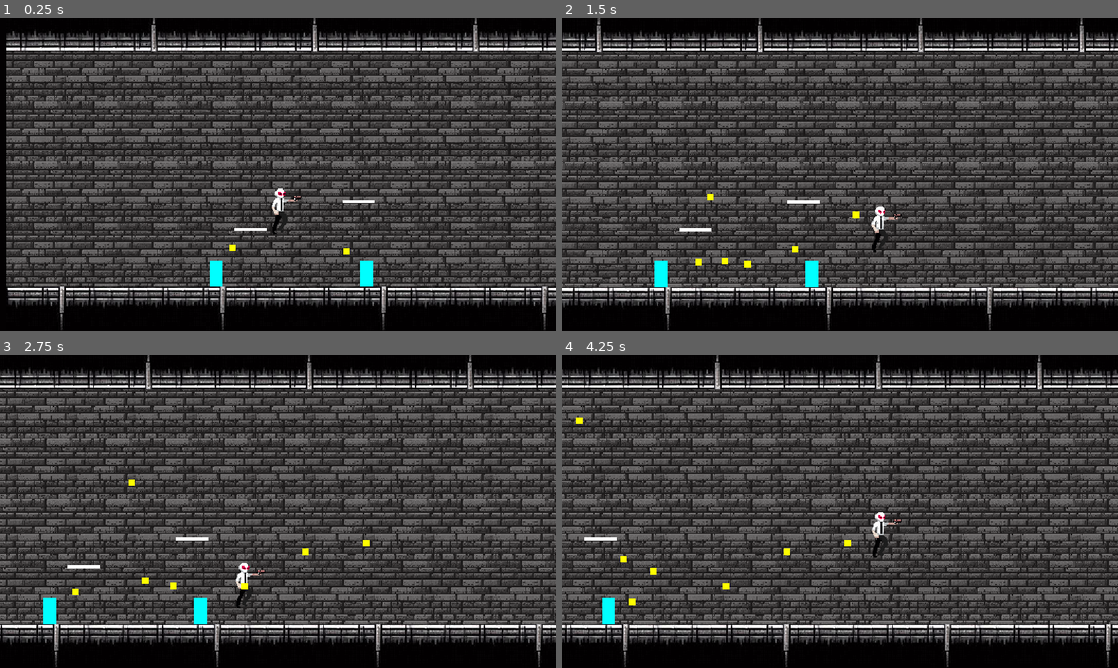
Above: before the commit, frames 1-4 (two rows, left to right).
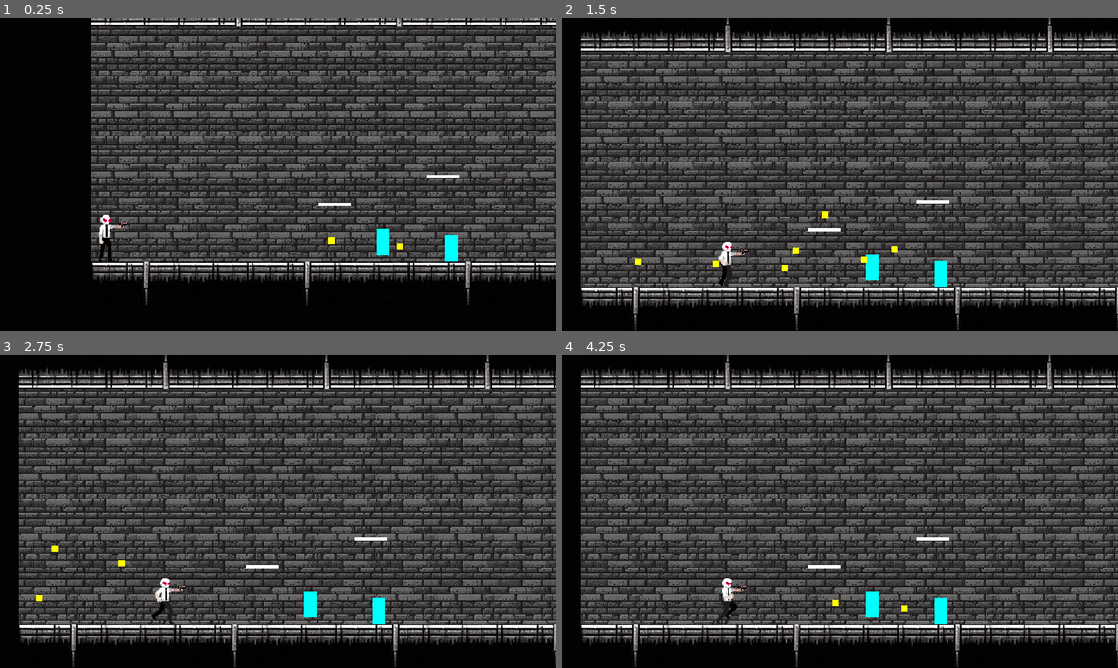
Above: after the commit, the same moments.

Repository: TrueHopolok/gamejam_nsjs
Game: Godot game, scene res://scenes/main.tscn
Same seed, same stepped clock (60 frames per second), same inputs: the game is played once before the commit and once after it.
Inputs:
- Up to frame 1 (0.25 s): no input
- Up to frame 2 (1.5 s): hold K (shot) 0.53-1.28 s; hold D (right) from 0.53 s (still down); tap L (jump) at 0.77, 0.8, 1.07, 1.35 s
- Up to frame 3 (2.75 s): tap L (jump) at 1.52, 1.82, 2.3 s; tap K (shot) at 1.55 s; release D (right) at 2.03 s; hold A (left) from 2.03 s (still down); hold K (shot) from 2.03 s (still down)
- Up to frame 4 (4.25 s): release A (left) at 2.78 s; release K (shot) at 2.78 s; hold D (right) from 2.78 s (still down); tap K (shot) at 2.85 s; tap L (jump) at 3.02, 3.32 s; hold L (jump) from 3.53 s (still down)

The runs differ from the first frame. In frame 1, 60% of the frame differs, in the area x 1-100%, y 0-100%; in frame 2, 31%; in frame 3, 17%; in frame 4, 33%.

Commit message:
ADDED: animations logic for player

Diff:
--- a/scenes/main.tscn
+++ b/scenes/main.tscn
@@ -17,10 +17,156 @@
 texture = ExtResource("1_e7a14")
 metadata/_edit_lock_ = true
 
+[node name="Statics" type="Node2D" parent="Background"]
+
+[node name="Static" parent="Background/Statics" instance=ExtResource("1_741tv")]
+position = Vector2(-1246.15, -1170)
+scale = Vector2(98.3269, 0.769231)
+
+[node name="Static3" parent="Background/Statics" instance=ExtResource("1_741tv")]
+position = Vector2(615.385, -1116.15)
+scale = Vector2(74.1423, 0.769231)
+
+[node name="Static11" parent="Background/Statics" instance=ExtResource("1_741tv")]
+position = Vector2(-474.615, 1187.69)
+scale = Vector2(65.8654, 0.769231)
+
+[node name="Static4" parent="Background/Statics" instance=ExtResource("1_741tv")]
+position = Vector2(-28.4615, -881.923)
+scale = Vector2(74.1423, 0.769231)
+
+[node name="Static16" parent="Background/Statics" instance=ExtResource("1_741tv")]
+position = Vector2(-465.385, -974.615)
+rotation = 1.5708
+scale = Vector2(25.1885, 0.769231)
+
+[node name="Static31" parent="Background/Statics" instance=ExtResource("1_741tv")]
+position = Vector2(-2016.15, -1293.08)
+rotation = 1.5708
+scale = Vector2(25.1885, 0.769231)
+
+[node name="Static20" parent="Background/Statics" instance=ExtResource("1_741tv")]
+position = Vector2(-1490, -120.769)
+rotation = 1.5708
+scale = Vector2(52.7577, 0.769231)
+
+[node name="Static24" parent="Background/Statics" instance=ExtResource("1_741tv")]
+position = Vector2(-483.077, 440.769)
+rotation = 1.5708
+scale = Vector2(52.7577, 0.769231)
+
+[node name="Static25" parent="Background/Statics" instance=ExtResource("1_741tv")]
+position = Vector2(-1490, 1016.15)
+rotation = 1.5708
+scale = Vector2(52.7577, 0.769231)
+
+[node name="Static26" parent="Background/Statics" instance=ExtResource("1_741tv")]
+position = Vector2(46.1538, 828.462)
+rotation = 1.5708
+scale = Vector2(45.3731, 0.769231)
+
+[node name="Static27" parent="Background/Statics" instance=ExtResource("1_741tv")]
+position = Vector2(540.769, 1203.08)
+rotation = 1.5708
+scale = Vector2(45.3731, 0.769231)
+
+[node name="Static28" parent="Background/Statics" instance=ExtResource("1_741tv")]
+position = Vector2(1052.31, 626.923)
+rotation = 1.5708
+scale = Vector2(45.3731, 0.769231)
+
+[node name="Static29" parent="Background/Statics" instance=ExtResource("1_741tv")]
+position = Vector2(558.462, 248.462)
+rotation = 1.5708
+scale = Vector2(45.3731, 0.769231)
+
+[node name="Static30" parent="Background/Statics" instance=ExtResource("1_741tv")]
+position = Vector2(1051.54, -720)
+rotation = 1.5708
+scale = Vector2(51.1577, 0.769231)
+
+[node name="Static17" parent="Background/Statics" instance=ExtResource("1_741tv")]
+position = Vector2(28.4617, -1311.54)
+rotation = 1.5708
+scale = Vector2(25.1885, 0.769231)
+
+[node name="Static18" parent="Background/Statics" instance=ExtResource("1_741tv")]
+position = Vector2(558.462, -708.462)
+rotation = 1.5708
+scale = Vector2(21.9269, 0.769231)
+
+[node name="Static21" parent="Background/Statics" instance=ExtResource("1_741tv")]
+position = Vector2(-996.154, -137.692)
+rotation = 1.5708
+scale = Vector2(21.9269, 0.769231)
+
+[node name="Static22" parent="Background/Statics" instance=ExtResource("1_741tv")]
+position = Vector2(-977.692, 438.462)
+rotation = 1.5708
+scale = Vector2(21.9269, 0.769231)
+
+[node name="Static23" parent="Background/Statics" instance=ExtResource("1_741tv")]
+position = Vector2(-996.154, 1015.38)
+rotation = 1.5708
+scale = Vector2(21.9269, 0.769231)
+
+[node name="Static14" parent="Background/Statics" instance=ExtResource("1_741tv")]
+position = Vector2(1639.23, 270)
+scale = Vector2(74.1423, 0.769231)
+
+[node name="Static15" parent="Background/Statics" instance=ExtResource("1_741tv")]
+position = Vector2(1323.85, 36.1539)
+scale = Vector2(98.8192, 0.769231)
+
+[node name="Static6" parent="Background/Statics" instance=ExtResource("1_741tv")]
+position = Vector2(-1259.23, 269.231)
+scale = Vector2(35.8654, 0.769231)
+
+[node name="Static7" parent="Background/Statics" instance=ExtResource("1_741tv")]
+position = Vector2(-1258.46, 611.539)
+scale = Vector2(35.8654, 0.769231)
+
+[node name="Static12" parent="Background/Statics" instance=ExtResource("1_741tv")]
+position = Vector2(821.539, 846.154)
+scale = Vector2(35.8654, 0.769231)
+
+[node name="Static13" parent="Background/Statics" instance=ExtResource("1_741tv")]
+position = Vector2(277.692, 612.308)
+scale = Vector2(35.8654, 0.769231)
+
+[node name="Static8" parent="Background/Statics" instance=ExtResource("1_741tv")]
+position = Vector2(-714.615, 36.1539)
+scale = Vector2(35.8654, 0.769231)
+
+[node name="Static9" parent="Background/Statics" instance=ExtResource("1_741tv")]
+position = Vector2(-714.615, 846.154)
+scale = Vector2(35.8654, 0.769231)
+
+[node name="Static2" parent="Background/Statics" instance=ExtResource("1_741tv")]
+position = Vector2(-1004.62, -1404.62)
+scale = Vector2(130.419, 0.769231)
+
+[node name="Static5" parent="Background/Statics" instance=ExtResource("1_741tv")]
+position = Vector2(42.3076, -306.923)
+scale = Vector2(130.419, 0.769231)
+
+[node name="Static19" parent="Background/Statics" instance=ExtResource("1_741tv")]
+position = Vector2(-490.769, -539.231)
+scale = Vector2(130.419, 0.769231)
+
+[node name="Static10" parent="Background/Statics" instance=ExtResource("1_741tv")]
+position = Vector2(-460, 1422.31)
+scale = Vector2(130.419, 0.769231)
+
+[node name="Throughs" type="Node2D" parent="Background"]
+
+[node name="CameraLimits" type="Node2D" parent="Background"]
+
 [node name="Player" parent="." instance=ExtResource("2_qdpul")]
-position = Vector2(411, 226)
+position = Vector2(95, 330)
 
 [node name="MainCamera" parent="Player" instance=ExtResource("3_dervd")]
+visible = false
 
 [node name="Through" parent="." instance=ExtResource("3_ge3iy")]
 position = Vector2(377, 292)
@@ -28,170 +174,34 @@
 [node name="Through2" parent="." instance=ExtResource("3_ge3iy")]
 position = Vector2(510, 258)
 
-[node name="Static" parent="." instance=ExtResource("1_741tv")]
-position = Vector2(1070, 370)
-scale = Vector2(127.825, 1)
-
-[node name="Static3" parent="." instance=ExtResource("1_741tv")]
-position = Vector2(3490, 440)
-scale = Vector2(96.385, 1)
-
-[node name="Static11" parent="." instance=ExtResource("1_741tv")]
-position = Vector2(2073, 3435)
-scale = Vector2(85.625, 1)
-
-[node name="Static4" parent="." instance=ExtResource("1_741tv")]
-position = Vector2(2653, 744.5)
-scale = Vector2(96.385, 1)
-
-[node name="Static16" parent="." instance=ExtResource("1_741tv")]
-position = Vector2(2085, 624)
-rotation = 1.5708
-scale = Vector2(32.745, 1)
-
-[node name="Static31" parent="." instance=ExtResource("1_741tv")]
-position = Vector2(69, 210)
-rotation = 1.5708
-scale = Vector2(32.745, 1)
-
-[node name="Static20" parent="." instance=ExtResource("1_741tv")]
-position = Vector2(753, 1734)
-rotation = 1.5708
-scale = Vector2(68.585, 1)
-
-[node name="Static24" parent="." instance=ExtResource("1_741tv")]
-position = Vector2(2062, 2464)
-rotation = 1.5708
-scale = Vector2(68.585, 1)
-
-[node name="Static25" parent="." instance=ExtResource("1_741tv")]
-position = Vector2(753, 3212)
-rotation = 1.5708
-scale = Vector2(68.585, 1)
-
-[node name="Static26" parent="." instance=ExtResource("1_741tv")]
-position = Vector2(2750, 2968)
-rotation = 1.5708
-scale = Vector2(58.985, 1)
-
-[node name="Static27" parent="." instance=ExtResource("1_741tv")]
-position = Vector2(3393, 3455)
-rotation = 1.5708
-scale = Vector2(58.985, 1)
-
-[node name="Static28" parent="." instance=ExtResource("1_741tv")]
-position = Vector2(4058, 2706)
-rotation = 1.5708
-scale = Vector2(58.985, 1)
-
-[node name="Static29" parent="." instance=ExtResource("1_741tv")]
-position = Vector2(3416, 2214)
-rotation = 1.5708
-scale = Vector2(58.985, 1)
-
-[node name="Static30" parent="." instance=ExtResource("1_741tv")]
-position = Vector2(4057, 955)
-rotation = 1.5708
-scale = Vector2(66.505, 1)
-
-[node name="Static17" parent="." instance=ExtResource("1_741tv")]
-position = Vector2(2727, 186)
-rotation = 1.5708
-scale = Vector2(32.745, 1)
-
-[node name="Static18" parent="." instance=ExtResource("1_741tv")]
-position = Vector2(3416, 970)
-rotation = 1.5708
-scale = Vector2(28.505, 1)
-
-[node name="Static21" parent="." instance=ExtResource("1_741tv")]
-position = Vector2(1395, 1712)
-rotation = 1.5708
-scale = Vector2(28.505, 1)
-
-[node name="Static22" parent="." instance=ExtResource("1_741tv")]
-position = Vector2(1419, 2461)
-rotation = 1.5708
-scale = Vector2(28.505, 1)
-
-[node name="Static23" parent="." instance=ExtResource("1_741tv")]
-position = Vector2(1395, 3211)
-rotation = 1.5708
-scale = Vector2(28.505, 1)
-
-[node name="Static14" parent="." instance=ExtResource("1_741tv")]
-position = Vector2(4821, 2242)
-scale = Vector2(96.385, 1)
-
-[node name="Static15" parent="." instance=ExtResource("1_741tv")]
-position = Vector2(4411, 1938)
-scale = Vector2(128.465, 1)
-
-[node name="Static6" parent="." instance=ExtResource("1_741tv")]
-position = Vector2(1053, 2241)
-scale = Vector2(46.625, 1)
-
-[node name="Static7" parent="." instance=ExtResource("1_741tv")]
-position = Vector2(1054, 2686)
-scale = Vector2(46.625, 1)
-
-[node name="Static12" parent="." instance=ExtResource("1_741tv")]
-position = Vector2(3758, 2991)
-scale = Vector2(46.625, 1)
-
-[node name="Static13" parent="." instance=ExtResource("1_741tv")]
-position = Vector2(3051, 2687)
-scale = Vector2(46.625, 1)
-
-[node name="Static8" parent="." instance=ExtResource("1_741tv")]
-position = Vector2(1761, 1938)
-scale = Vector2(46.625, 1)
-
-[node name="Static9" parent="." instance=ExtResource("1_741tv")]
-position = Vector2(1761, 2991)
-scale = Vector2(46.625, 1)
-
-[node name="Static2" parent="." instance=ExtResource("1_741tv")]
-position = Vector2(1384, 65)
-scale = Vector2(169.545, 1)
-
-[node name="Static5" parent="." instance=ExtResource("1_741tv")]
-position = Vector2(2745, 1492)
-scale = Vector2(169.545, 1)
-
-[node name="Static19" parent="." instance=ExtResource("1_741tv")]
-position = Vector2(2052, 1190)
-scale = Vector2(169.545, 1)
-
-[node name="Static10" parent="." instance=ExtResource("1_741tv")]
-position = Vector2(2092, 3740)
-scale = Vector2(169.545, 1)
-
 [node name="EnemyBase" parent="." instance=ExtResource("4_foysw")]
 position = Vector2(520, 346)
 
-[node name="MarkerRight" parent="EnemyBase" index="1"]
+[node name="MarkerRight" parent="EnemyBase" index="2"]
 position = Vector2(109, 0)
 
 [node name="EnemyBase2" parent="." instance=ExtResource("4_foysw")]
-position = Vector2(335, 346)
-
-[node name="MarkerRight" parent="EnemyBase2" index="1"]
+position = Vector2(436, 338)
+
+[node name="MarkerRight" parent="EnemyBase2" index="2"]
 position = Vector2(75, -5)
 
-[node name="CameraSearcher" parent="." node_paths=PackedStringArray("camera_limits") instance=ExtResource("6_5dp2s")]
-position = Vector2(973, 218)
-scale = Vector2(106.6, 16.08)
-camera_limits = NodePath("../CameraLimits")
-
 [node name="CameraLimits" parent="." instance=ExtResource("6_k7y5s")]
+visible = false
 position = Vector2(619, 220)
 limit_left = 55
 limit_top = 20
 limit_right = 2135
 limit_bottom = 416
 
+[node name="CameraSearcher" parent="." node_paths=PackedStringArray("camera_limits") instance=ExtResource("6_5dp2s")]
+visible = false
+position = Vector2(973, 218)
+scale = Vector2(106.6, 16.08)
+camera_limits = NodePath("../CameraLimits")
+
 [node name="CameraLimits2" parent="." instance=ExtResource("6_k7y5s")]
+visible = false
 position = Vector2(2424, 416)
 zoom = Vector2(1, 1)
 limit_left = 2031
@@ -200,11 +210,14 @@
 limit_bottom = 790
 
 [node name="CameraSearcher2" parent="." node_paths=PackedStringArray("camera_limits") instance=ExtResource("6_5dp2s")]
+visible = false
 position = Vector2(2397, 398)
 scale = Vector2(34.44, 37.28)
 camera_limits = NodePath("../CameraLimits2")
 
 [editable path="EnemyBase"]
 [editable path="EnemyBase/HealthComponent"]
+[editable path="EnemyBase/ShootingComponent"]
 [editable path="EnemyBase2"]
 [editable path="EnemyBase2/HealthComponent"]
+[editable path="EnemyBase2/ShootingComponent"]
--- a/scenes/platform_static.tscn
+++ b/scenes/platform_static.tscn
@@ -4,6 +4,7 @@
 size = Vector2(16, 16)
 
 [node name="Static" type="StaticBody2D"]
+collision_layer = 13
 
 [node name="CollisionShape2D" type="CollisionShape2D" parent="."]
 shape = SubResource("RectangleShape2D_s5ky7")
--- a/scenes/player.tscn
+++ b/scenes/player.tscn
@@ -100,6 +100,21 @@
 
 [sub_resource type="SpriteFrames" id="SpriteFrames_82cq0"]
 animations = [{
+"frames": [],
+"loop": true,
+"name": &"death",
+"speed": 5.0
+}, {
+"frames": [],
+"loop": true,
+"name": &"idle_down",
+"speed": 5.0
+}, {
+"frames": [],
+"loop": true,
+"name": &"idle_down45",
+"speed": 5.0
+}, {
 "frames": [{
 "duration": 1.0,
 "texture": SubResource("AtlasTexture_phjkg")
@@ -141,6 +156,31 @@
 "name": &"idle_side",
 "speed": 12.0
 }, {
+"frames": [],
+"loop": true,
+"name": &"idle_up",
+"speed": 5.0
+}, {
+"frames": [],
+"loop": true,
+"name": &"idle_up45",
+"speed": 5.0
+}, {
+"frames": [],
+"loop": true,
+"name": &"jump",
+"speed": 5.0
+}, {
+"frames": [],
+"loop": true,
+"name": &"run_down",
+"speed": 5.0
+}, {
+"frames": [],
+"loop": true,
+"name": &"run_down45",
+"speed": 5.0
+}, {
 "frames": [{
 "duration": 1.0,
 "texture": SubResource("AtlasTexture_k464p")
@@ -169,6 +209,16 @@
 "loop": true,
 "name": &"run_side",
 "speed": 12.0
+}, {
+"frames": [],
+"loop": true,
+"name": &"run_up",
+"speed": 5.0
+}, {
+"frames": [],
+"loop": true,
+"name": &"run_up45",
+"speed": 5.0
 }]
 
 [node name="Player" type="CharacterBody2D" groups=["Player"]]
@@ -234,8 +284,7 @@
 [node name="PlayerSprite2D" type="AnimatedSprite2D" parent="."]
 position = Vector2(0, -8)
 sprite_frames = SubResource("SpriteFrames_82cq0")
-animation = &"run_side"
-frame_progress = 0.825278
+animation = &"death"
 
 [editable path="HealthComponent"]
 [editable path="ShootingComponent"]
--- a/scenes/projectiles/projectile_enemy.tscn
+++ b/scenes/projectiles/projectile_enemy.tscn
@@ -5,3 +5,4 @@
 [node name="ProjectileEnemy" instance=ExtResource("1_4rtss")]
 collision_layer = 8
 collision_mask = 8
+speed = 3.0
--- a/scenes/projectiles/projectile_player.tscn
+++ b/scenes/projectiles/projectile_player.tscn
@@ -9,6 +9,7 @@
 collision_layer = 4
 collision_mask = 4
 script = ExtResource("1_w5vdw")
+speed = 6.0
 
 [node name="ColorRect" type="ColorRect" parent="."]
 offset_left = -4.0
--- a/scripts/components/health.gd
+++ b/scripts/components/health.gd
@@ -9,9 +9,12 @@
 @onready var hitbox : Area2D = $HitboxArea2D
 @onready var invincibility_timer : Timer = $InvincibilityTimer
 
+var is_death : bool = false
 var health : float = max_health
 
 func health_reset(new_max_health : float = max_health):
+	hitbox.set_deferred("process_mode", Node.PROCESS_MODE_INHERIT)
+	is_death = false
 	max_health = new_max_health
 	health = max_health
 
@@ -25,8 +28,10 @@
 	if not is_instance_of(area, Projectile):
 		return
 	health -= area.damage
+	is_death = health <= 0.0
 	invincibility_timer.start(invincibility_time)
-	if health <= 0.0:
+	if is_death:
 		died.emit()
+		hitbox.set_deferred("process_mode", Node.PROCESS_MODE_DISABLED)
 	else:
 		injured.emit()
--- a/scripts/components/shooting.gd
+++ b/scripts/components/shooting.gd
@@ -25,12 +25,6 @@
 func shoot(target_direction : Vector2, damage : float = 1.0):
 	if not reload_timer.is_stopped() or not interval_timer.is_stopped():
 		return
-	shot.emit()
-	interval_timer.start(shot_interval_time)
-	ammo_left -= 1
-	if ammo_left <= 0:
-		reload_started.emit()
-		reload_timer.start(reload_time)
 	spawn_marker.position = target_direction * spawn_marker.position.length()
 	var projectile_node : Projectile
 	if is_enemy:
@@ -41,3 +35,9 @@
 	projectile_node.global_position = spawn_marker.global_position
 	projectile_node.direction = target_direction
 	projectile_node.damage = damage
+	shot.emit()
+	interval_timer.start(shot_interval_time)
+	ammo_left -= 1
+	if ammo_left <= 0:
+		reload_started.emit()
+		reload_timer.start(reload_time)
--- a/scripts/player.gd
+++ b/scripts/player.gd
@@ -42,12 +42,45 @@
 	activation_area.area_entered.connect(func(area : Area2D): activate_enemy(area, true))
 	activation_area.area_exited.connect(func(area : Area2D): activate_enemy(area, false))
 	agro_area.area_entered.connect(agro_enemy)
+	health_component.died.connect(_die)
 
 func _process(_delta):
 	_gravity()
+	if health_component.is_death:
+		move_and_slide()
+		return
 	_move()
+	var direction : Vector2 = get_look_direction()
 	if Input.is_action_pressed("shot"):
-		shooting_component.shoot(get_look_direction())
+		shooting_component.shoot(direction)
+	_animate(direction)
+
+func _die():
+	velocity.x = 0
+	animated_sprite.play("death")
+
+func _animate(direction : Vector2):
+	if velocity.x:
+		animated_sprite.flip_h = velocity.x < 0
+	if not is_on_floor() and coyote_timer.is_stopped():
+		animated_sprite.play("jump")
+		return
+	var animation_name : String = "idle_"
+	if velocity.x:
+		animation_name = "run_"
+	if direction.y > 0:
+		if direction.y == 1:
+			animation_name += "down"
+		else:
+			animation_name += "down45"
+	elif direction.y < 0:
+		if direction.y == -1:
+			animation_name += "up"
+		else:
+			animation_name += "up45"
+	else:
+		animation_name += "side"
+	animated_sprite.play(animation_name)
 
 func _gravity():
 	## Apply gravity
--- a/scripts/projectile.gd
+++ b/scripts/projectile.gd
@@ -1,6 +1,6 @@
 class_name Projectile extends Area2D
 
-const SPEED : float = 3
+@export var speed : float = 3
 
 var damage : float = 1.0
 var direction : Vector2
@@ -10,9 +10,8 @@
 		if is_instance_of(area, Projectile): return
 		else: queue_free()
 	)
+	body_entered.connect(func(_body): queue_free())
 	$VisibleOnScreenNotifier2D.screen_exited.connect(queue_free)
-	direction *= SPEED
-	print(damage, direction)
 
 func _process(_delta):
-	global_position += direction
+	global_position += direction * speed
